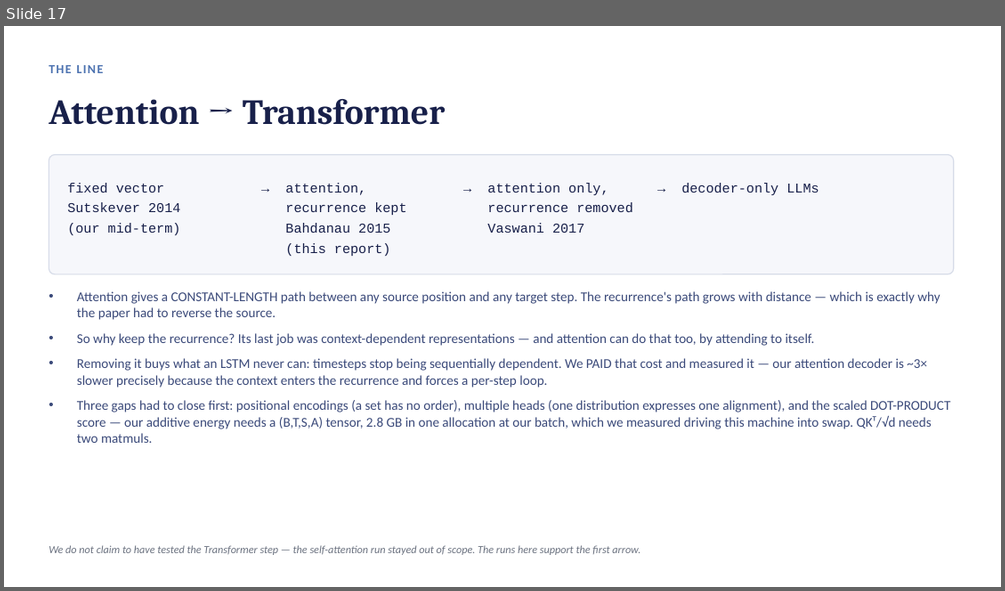
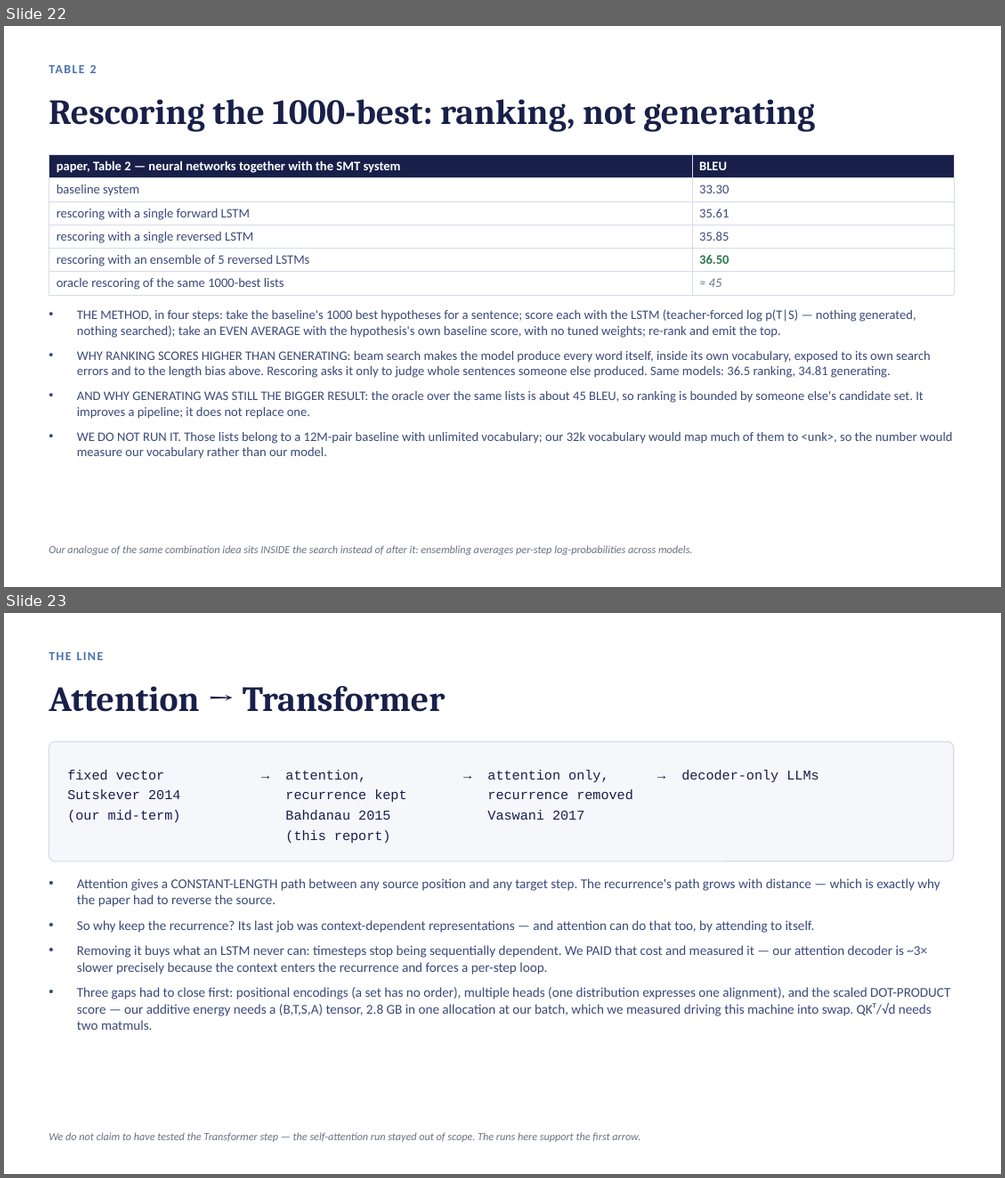
Before and after one commit to RubenS183/seq2seq-ee5180, a slide deck: slides/EE5180_endterm_slides.pptx. Shown one above the other, each under a label of ours: slide 17 before the commit, slides 22 and 23 after it. The pictures are 1005x591 and 1005x1178 pixels, drawn with LibreOffice and Linux fonts; fonts in the diff are those of the drawing. Boxes give left, top, right and bottom in pixels: in the first picture for what was removed or moved away, otherwise in the second. Text is boxed around its words. In the diff, an @@ line names an element or a change of style, - is before the commit and + after.

```diff
--- a/slides/EE5180_endterm_slides.pptx
+++ b/slides/EE5180_endterm_slides.pptx
@@ slide 22 added at (4, 26, 1001, 587), background #FFFFFF @@
@@ text added at (90, 65, 97, 73), 12 pt, text #4C72B0, bold @@
+TABLE 2
@@ text added at (48, 99, 815, 132), 34 pt, text #18204A, bold @@
+Rescoring the 1000-best: ranking, not generating
@@ table added at (48, 155, 954, 293), 6 rows, 2 columns @@
+paper, Table 2 — neural networks together with the SMT system | BLEU
+baseline system | 33.30
+rescoring with a single forward LSTM | 35.61
+rescoring with a single reversed LSTM | 35.85
+rescoring with an ensemble of 5 reversed LSTMs | 36.50
+oracle rescoring of the same 1000-best lists | ≈ 45
@@ text added at (77, 309, 953, 459), 12.5 pt, text #3B4A7A @@
+• THE METHOD, in four steps: take the baseline's 1000 best hypotheses for a sentence; score each with the LSTM (teacher-forced log p(T|S) — nothing generated, nothing searched); take an EVEN AVERAGE with the hypothesis's own baseline score, with no tuned weights; re-rank and emit the top.
+• WHY RANKING SCORES HIGHER THAN GENERATING: beam search makes the model produce every word itself, inside its own vocabulary, exposed to its own search errors and to the length bias above. Rescoring asks it only to judge whole sentences someone else produced. Same models: 36.5 ranking, 34.81 generating.
+• AND WHY GENERATING WAS STILL THE BIGGER RESULT: the oracle over the same lists is about 45 BLEU, so ranking is bounded by someone else's candidate set. It improves a pipeline; it does not replace one.
+• WE DO NOT RUN IT. Those lists belong to a 12M-pair baseline with unlimited vocabulary; our 32k vocabulary would map much of them to <unk>, so the number would measure our vocabulary rather than our model.
@@ text added at (48, 545, 693, 555), 10.5 pt, text #6B7280, italic @@
+Our analogue of the same combination idea sits INSIDE the search instead of after it: ensembling averages per-step log-probabilities across models.
@@ what was slide 17 is now slide 23 @@
```
Also in this commit, not shown: 1 slide changed, 5 other slides added, 34 other files.
